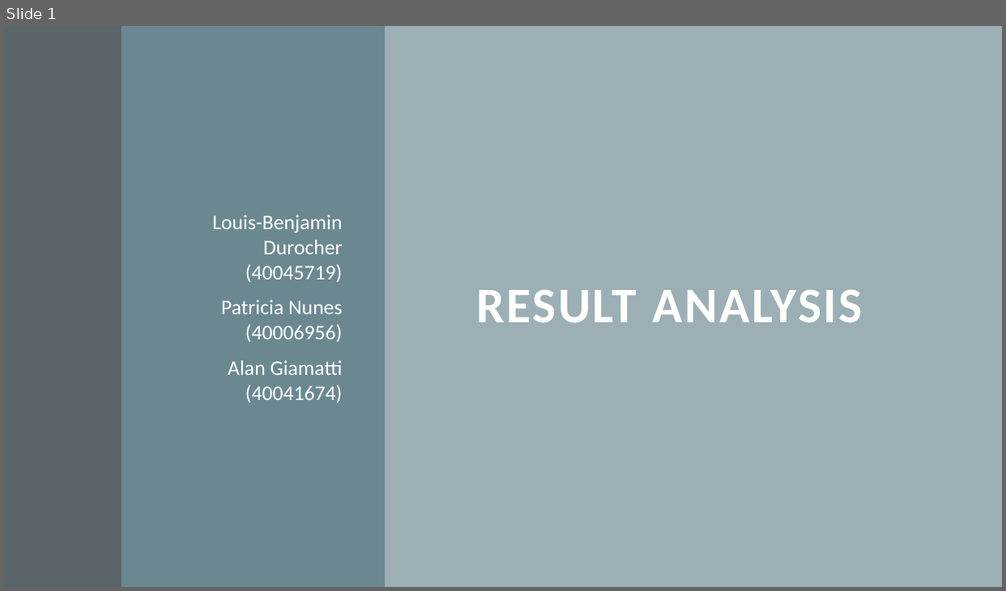
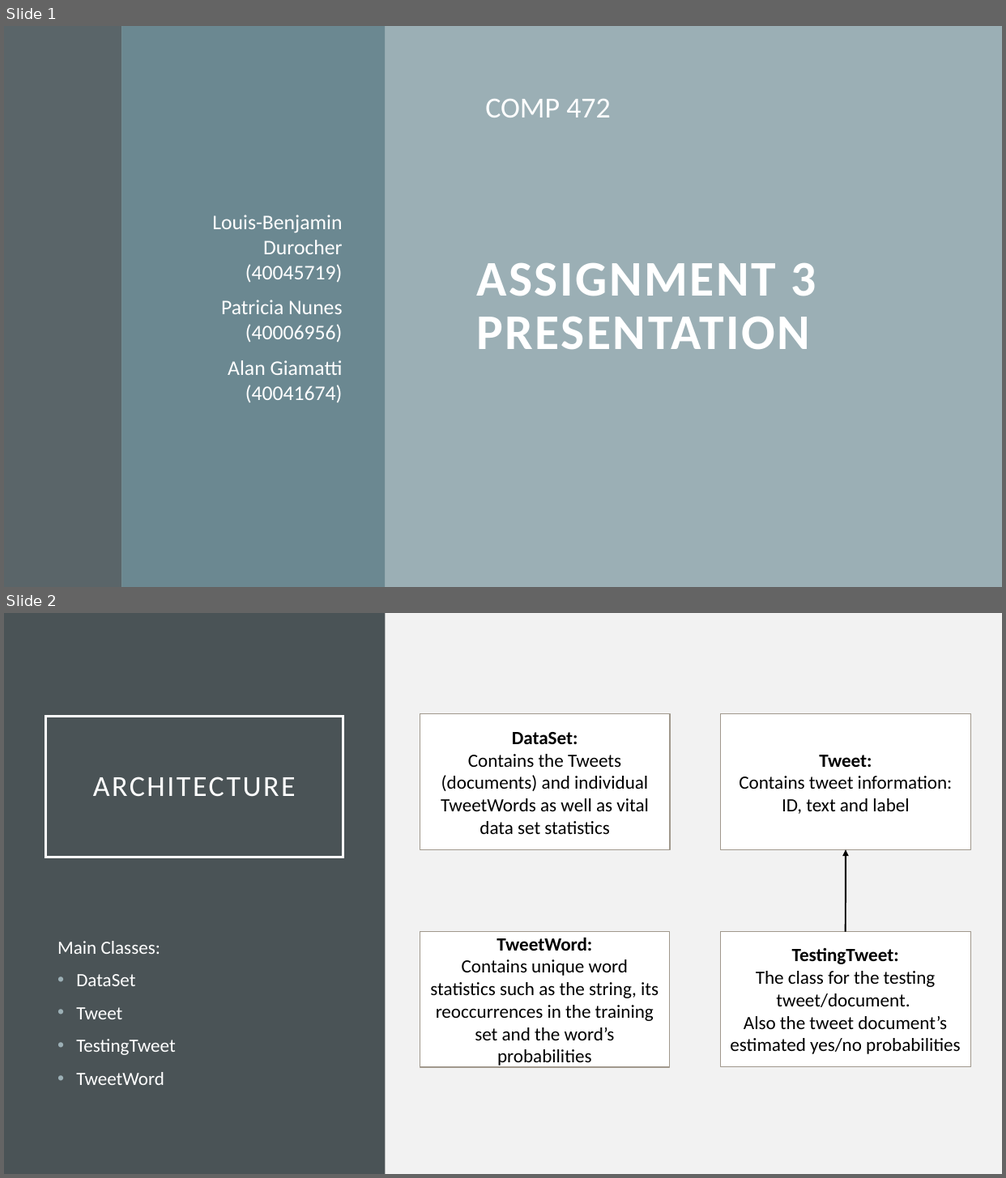
Before and after one commit to patnunes/COMP472, a slide deck: A3_Analysis.pptx. Shown one above the other, each under a label of ours: slide 1 before the commit, slides 1 and 2 after it. The pictures are 1006x591 and 1006x1178 pixels, drawn with LibreOffice and Linux fonts; fonts in the diff are those of the drawing. Boxes give left, top, right and bottom in pixels: in the first picture for what was removed or moved away, otherwise in the second. Text is boxed around its words. In the diff, an @@ line names an element or a change of style, - is before the commit and + after.

```diff
--- a/A3_Analysis.pptx
+++ b/A3_Analysis.pptx
@@ slide 2 added at [4, 613, 1002, 1174], background #F2F2F2 @@
@@ rectangle added at [4, 613, 385, 1174], fill #4A5356 @@
@@ title added at [46, 717, 343, 858], outline #FFFFFF 2.5 pt, 28 pt, text #FFFFFF @@
+ARCHITECTURE
@@ rectangle added at [420, 714, 671, 850], fill #FFFFFF, outline #A0988C 1 pt, 18 pt, text #000000 @@
+DataSet:
+Contains the Tweets (documents) and individual TweetWords as well as vital data set statistics
@@ rectangle added at [720, 714, 970, 850], fill #FFFFFF, outline #A0988C 1 pt, 18 pt, text #000000 @@
+Tweet:
+Contains tweet information: ID, text and label
@@ line added from (846, 850) to (846, 932), #000000 0.5 pt @@
@@ arrow added from (846, 932) to (846, 850), #000000 1.5 pt @@
@@ text added at [57, 941, 175, 1085], 18 pt, text #FFFFFF @@
+Main Classes:
+• DataSet
+• Tweet
+• TestingTweet
+• TweetWord
@@ rectangle added at [420, 932, 670, 1067], fill #FFFFFF, outline #A0988C 1 pt, 18 pt, text #000000 @@
+TweetWord:
+Contains unique word statistics such as the string, its reoccurrences in the training set and the word’s probabilities
@@ rectangle added at [720, 932, 971, 1067], fill #FFFFFF, outline #A0988C 1 pt, 18 pt, text #000000 @@
+TestingTweet:
+The class for the testing tweet/document.
+Also the tweet document’s estimated yes/no probabilities
@@ slide 1 changed as well @@
@@ text added at [485, 99, 611, 118], 28 pt, text #FFFFFF @@
+COMP 472
@@ title at [476, 263, 816, 349]: text changed @@
-RESULT ANALYSIS
+ASSIGNMENT 3 PRESENTATION
```
Also in this commit, not shown: 11 other slides added, 4 slides removed.
